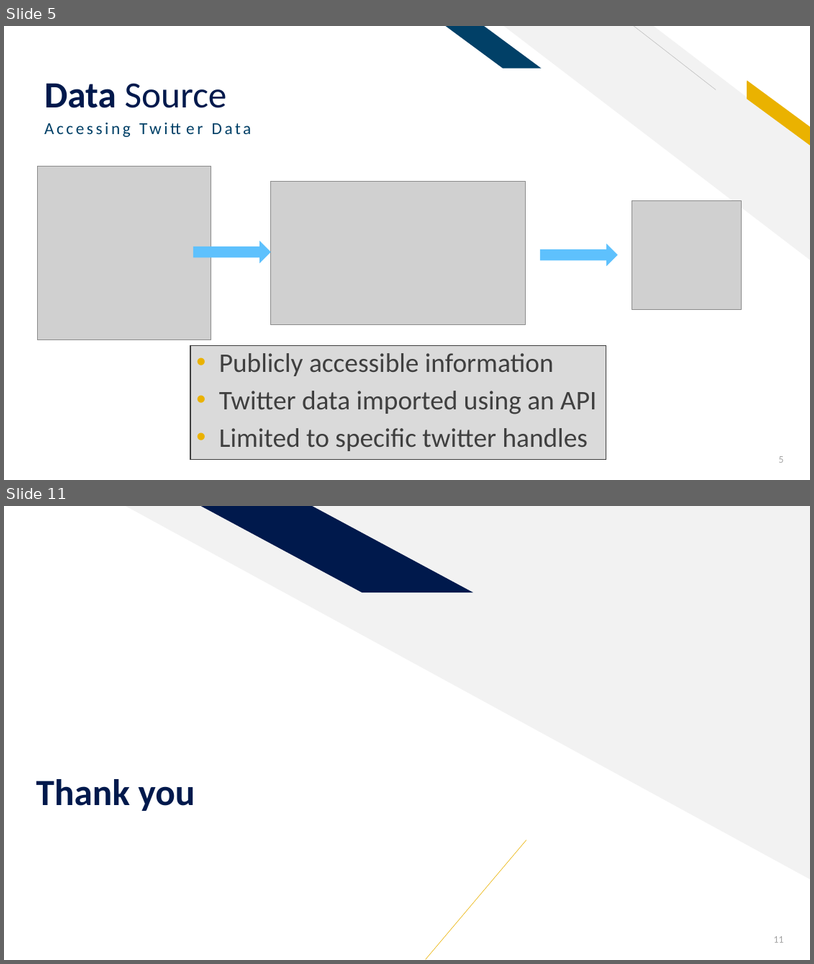
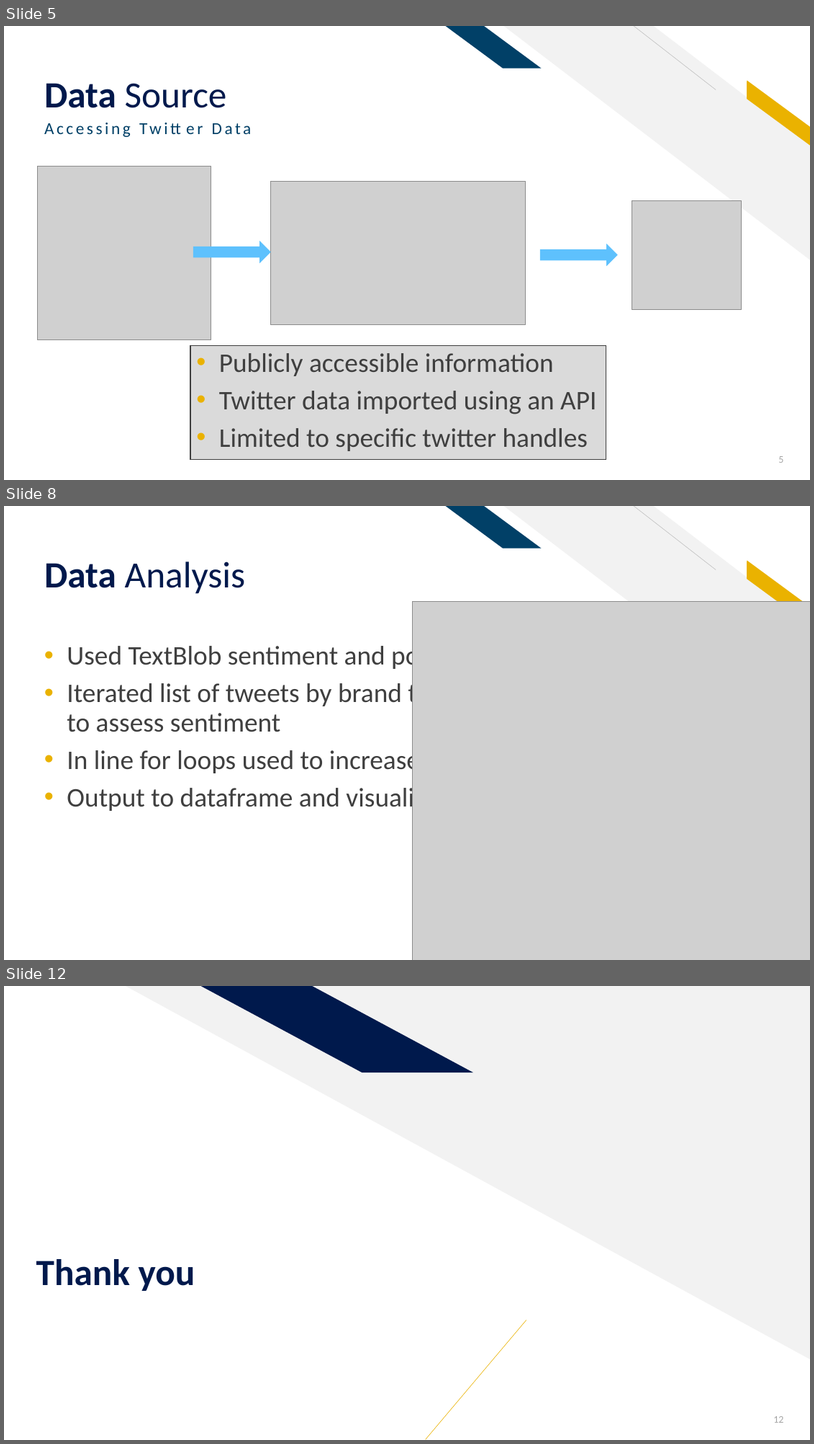
Before and after one commit to sethrpaniagua/Twitter-Sentament-Analysis, a slide deck: ML Group Project_Sentiment Analysis of Twitter Data.pptx. Shown one above the other, each under a label of ours: slides 5 and 11 before the commit, slides 5, 8 and 12 after it; the slides between them are not shown. The pictures are 814x964 and 814x1444 pixels, drawn with LibreOffice and Linux fonts; fonts in the diff are those of the drawing; grey boxes stand for pictures. Boxes give left, top, right and bottom in pixels: in the first picture for what was removed or moved away, otherwise in the second. Text is boxed around its words. In the diff, an @@ line names an element or a change of style, - is before the commit and + after.

```diff
--- a/ML Group Project_Sentiment Analysis of Twitter Data.pptx
+++ b/ML Group Project_Sentiment Analysis of Twitter Data.pptx
@@ slide 8 added at <box>4,506,810,960</box>, background #FFFFFF; not listed: 5 template elements that a slide beside it also shows @@
@@ rectangle added at <box>741,525,786,557</box>, fill #FFFFFF @@
@@ title added at <box>44,561,246,594</box>, 44 pt, text #00194C @@
+Data Analysis
@@ picture added at <box>413,602,810,960</box> @@
@@ text added at <box>67,642,495,813</box>, 32 pt, text #3F3F3F @@
+• Used TextBlob sentiment and polarity functionality
+• Iterated list of tweets by brand through for loops to assess sentiment
+• In line for loops used to increase efficiency
+• Output to dataframe and visualization
@@ what was slide 11 is now slide 12 @@
@@ page number at <box>774,1416,784,1422</box>: text changed @@
-11
+12
```
Also in this commit, not shown: 3 slides changed, 3 other slides added, 3 slides removed.
